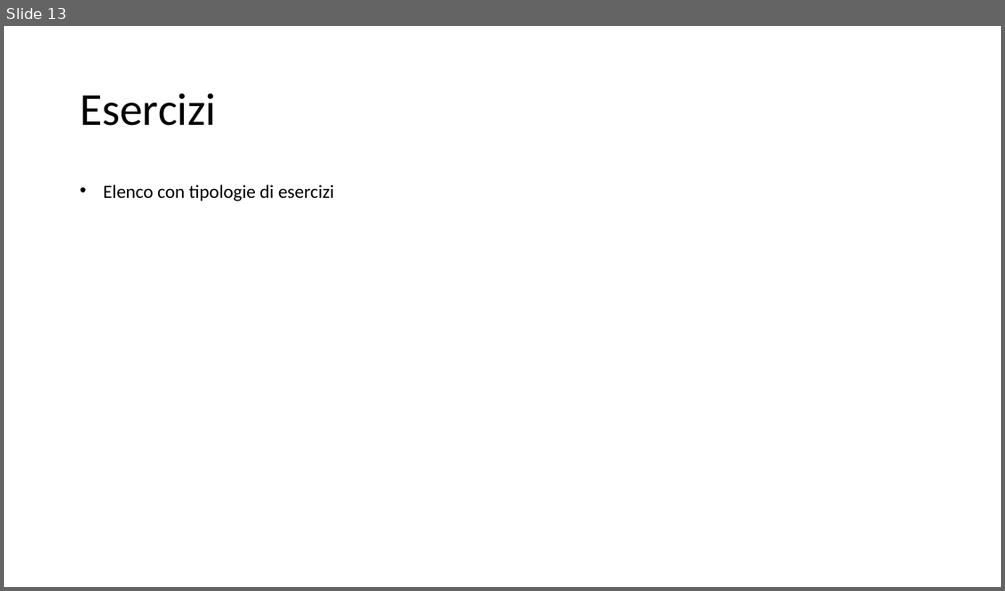
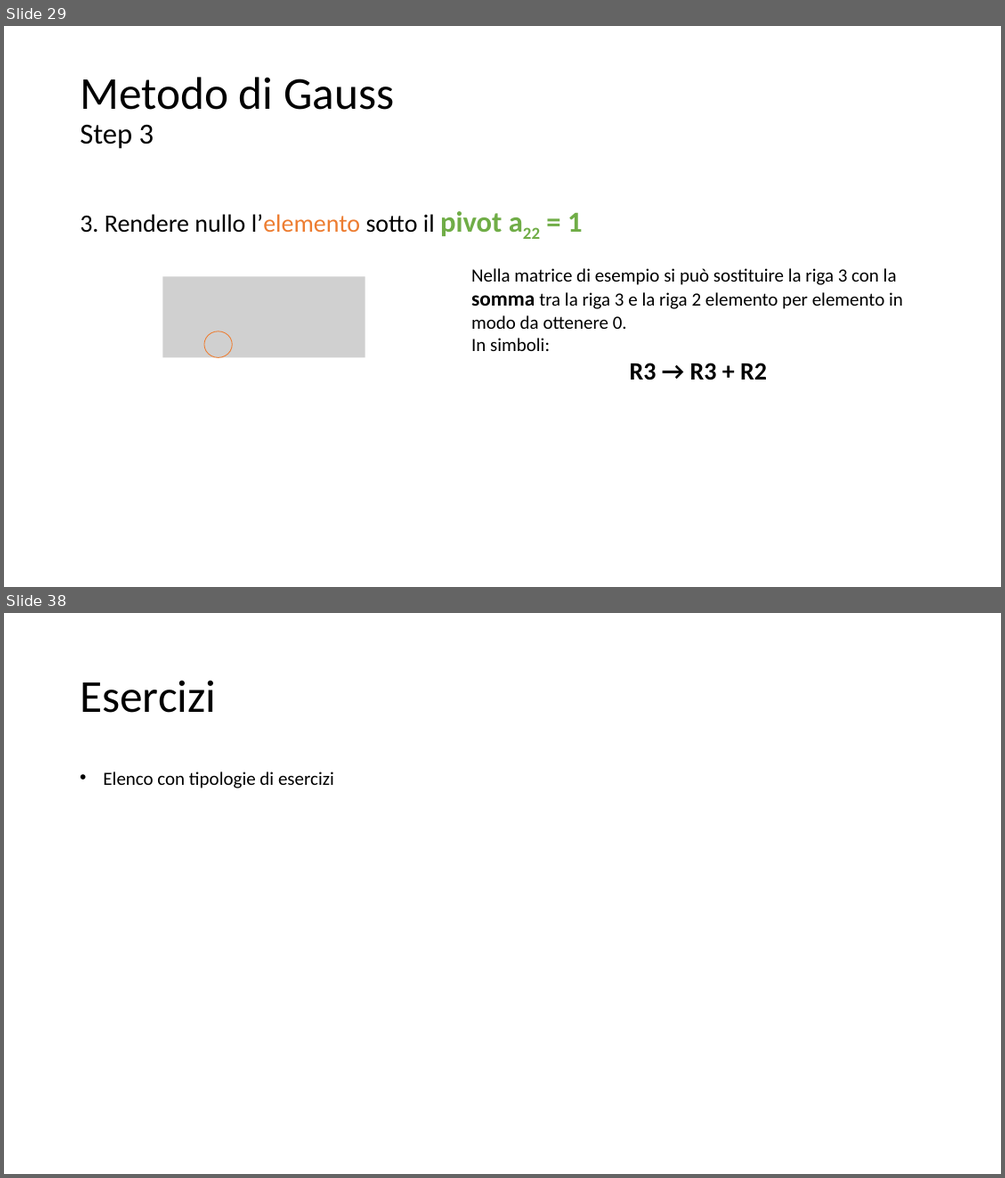
Before and after one commit to matteodelv/GaussLinearSystems, a slide deck: Presentazione.pptx. Shown one above the other, each under a label of ours: slide 13 before the commit, slides 29 and 38 after it; the slides between them are not shown. The pictures are 1005x591 and 1005x1178 pixels, drawn with LibreOffice and Linux fonts; fonts in the diff are those of the drawing; grey boxes stand for pictures. Boxes give left, top, right and bottom in pixels: in the first picture for what was removed or moved away, otherwise in the second. Text is boxed around its words. In the diff, an @@ line names an element or a change of style, - is before the commit and + after.

```diff
--- a/Presentazione.pptx
+++ b/Presentazione.pptx
@@ slide 29 added at (x1=4, y1=26, x2=1001, y2=587), background #FFFFFF @@
@@ title added at (x1=80, y1=77, x2=394, y2=149), 44 pt, text #000000 @@
+Metodo di Gauss
+Step 3
@@ text added at (x1=80, y1=211, x2=582, y2=236), 24 pt, text #000000 @@
+3. Rendere nullo l’elemento sotto il pivot a22 = 1
@@ picture added at (x1=162, y1=276, x2=365, y2=357) @@
@@ text added at (x1=471, y1=268, x2=903, y2=380), 18 pt, text #000000 @@
+Nella matrice di esempio si può sostituire la riga 3 con la somma tra la riga 3 e la riga 2 elemento per elemento in modo da ottenere 0.
+In simboli:
+R3 → R3 + R2
@@ ellipse added at (x1=204, y1=331, x2=232, y2=357), outline #ED7D31 0.75 pt @@
@@ what was slide 13 is now slide 38 @@
```
Also in this commit, not shown: 3 slides changed, 24 other slides added.
